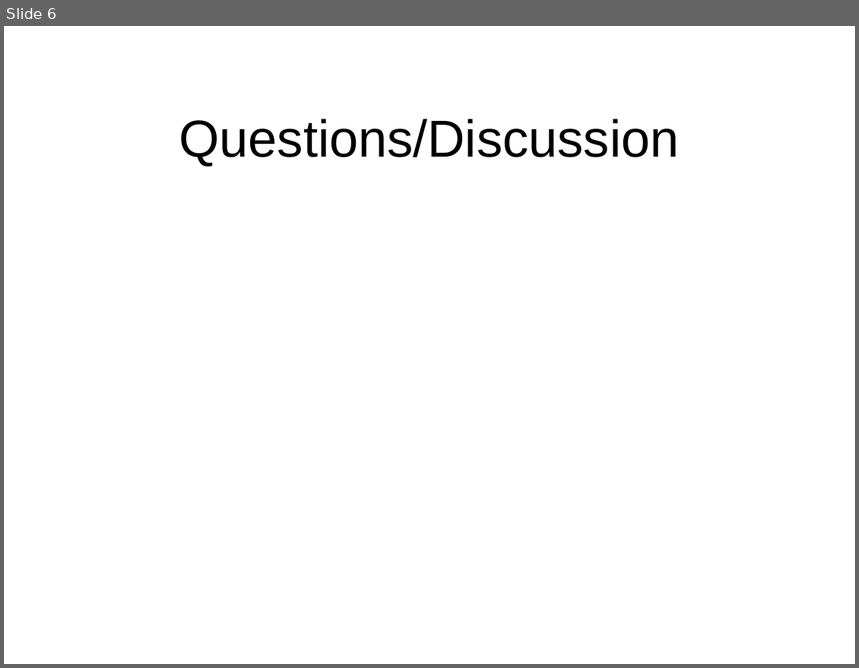
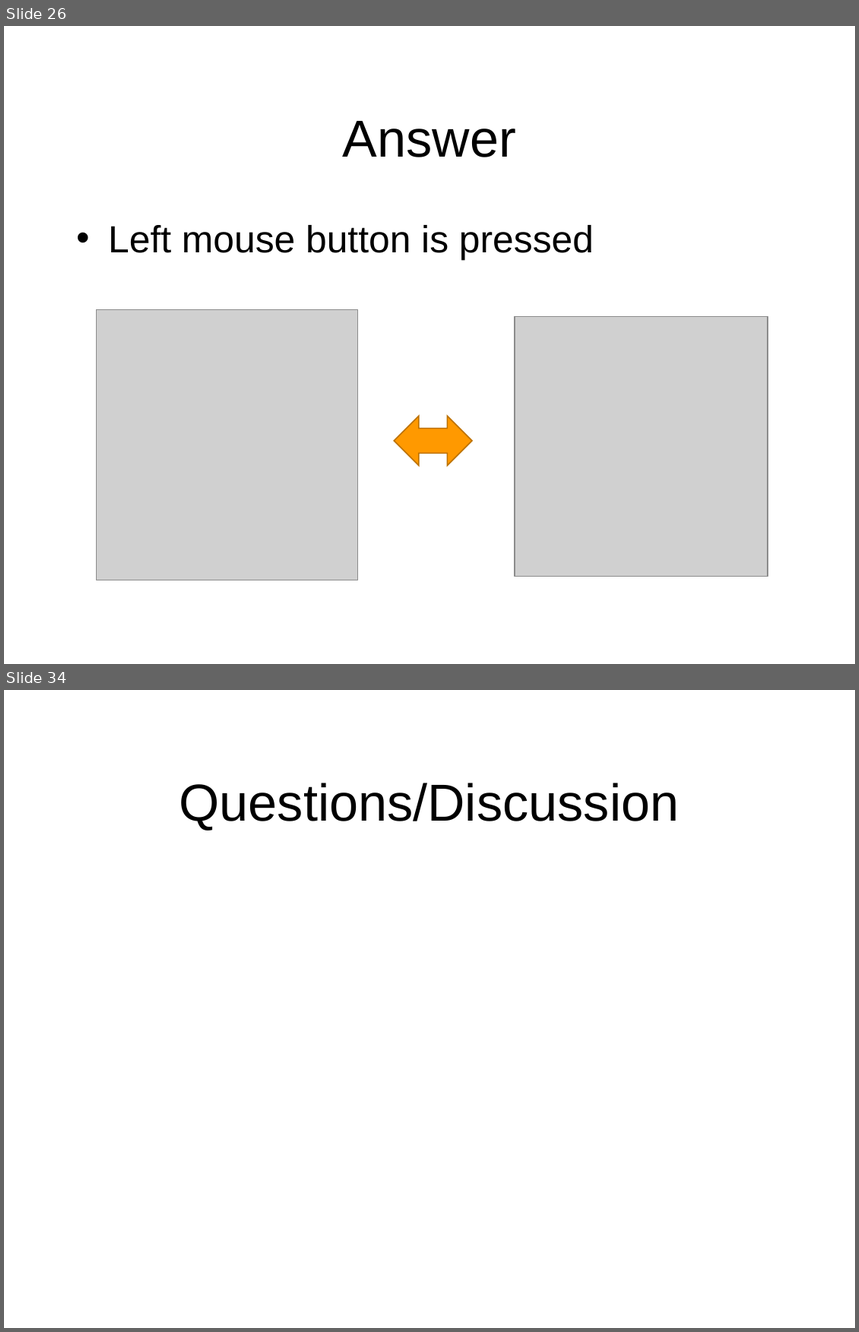
Before and after one commit to octaviordz/zjnu2017.github.io, a slide deck: OOP/lectures/080--Graphics.pptx. Shown one above the other, each under a label of ours: slide 6 before the commit, slides 26 and 34 after it; the slides between them are not shown. The pictures are 859x668 and 859x1332 pixels, drawn with LibreOffice and Linux fonts; fonts in the diff are those of the drawing; grey boxes stand for pictures. Boxes give left, top, right and bottom in pixels: in the first picture for what was removed or moved away, otherwise in the second. Text is boxed around its words. In the diff, an @@ line names an element or a change of style, - is before the commit and + after.

```diff
--- a/OOP/lectures/080--Graphics.pptx
+++ b/OOP/lectures/080--Graphics.pptx
@@ slide 26 added at <box>4,26,855,664</box>, background #FFFFFF @@
@@ title added at <box>343,121,516,157</box>, 44 pt, text #000000 @@
+Answer
@@ text added at <box>108,225,594,260</box>, 32 pt, text #000000 @@
+• Left mouse button is pressed
@@ picture added at <box>96,309,357,580</box> @@
@@ picture added at <box>515,317,768,577</box> @@
@@ left right arrow added at <box>394,416,472,465</box>, fill #FF9900, outline #BD7100 1 pt @@
@@ what was slide 6 is now slide 34 @@
```
Also in this commit, not shown: 3 slides changed, 28 other slides added, 1 slide removed, 1 other file.
